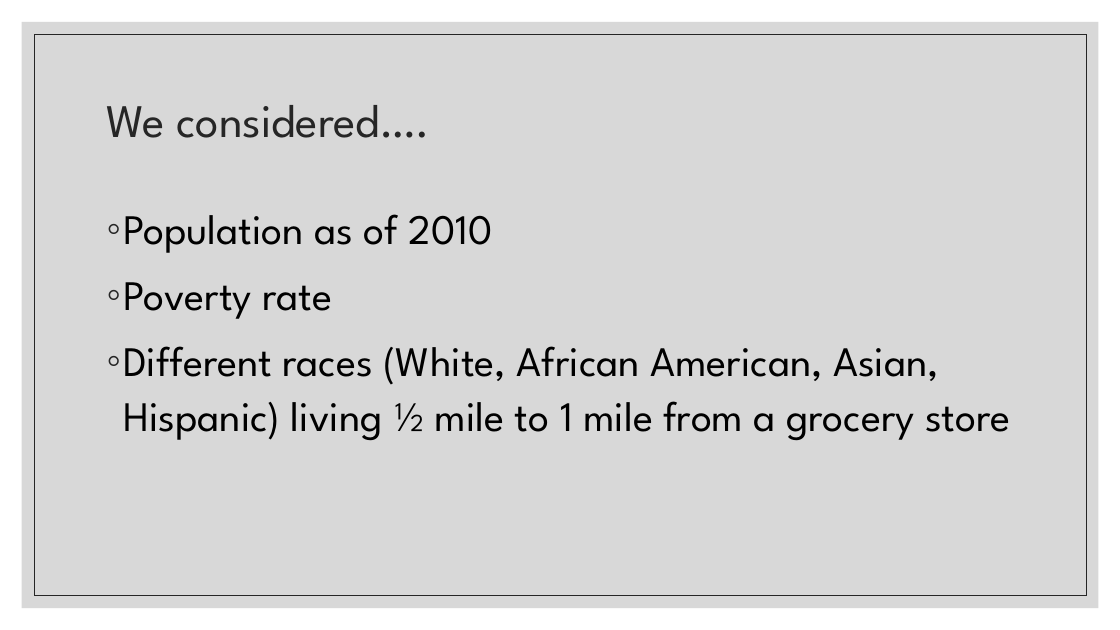
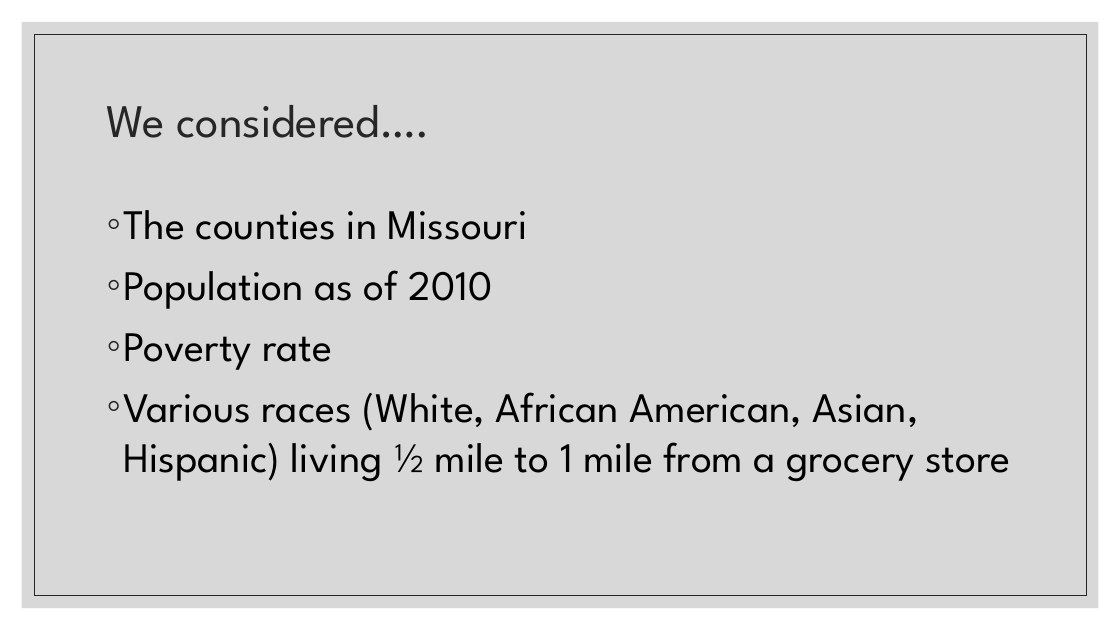
Before and after one commit to marybellavia/project-one, a slide deck: slide 4 of Urban Food Deserts.pptx (slide 5 before the commit). Drawn at 1120x630 pixels with LibreOffice and Linux fonts; fonts in the diff are those of the drawing. Boxes give left, top, right and bottom in pixels: in the first picture for what was removed or moved away, otherwise in the second. Text is boxed around its words. In the diff, an @@ line names an element or a change of style, - is before the commit and + after.

Commit message:
powerpoint

```diff
--- a/Urban Food Deserts.pptx
+++ b/Urban Food Deserts.pptx
@@ text at [123, 210, 528, 240]: paragraph added @@
+◦ The counties in Missouri
@@ text at [123, 270, 492, 370]: line spacing 1.1 to 1 @@
@@ text at [123, 392, 1010, 482]: text changed @@
-◦ Different races (White, African American, Asian, Hispanic) living ½ mile to 1 mile from a grocery store
+◦ Various races (White, African American, Asian, Hispanic) living ½ mile to 1 mile from a grocery store
```
Also in this commit, not shown: 13 slides added, 2 slides removed, 1 other file.
